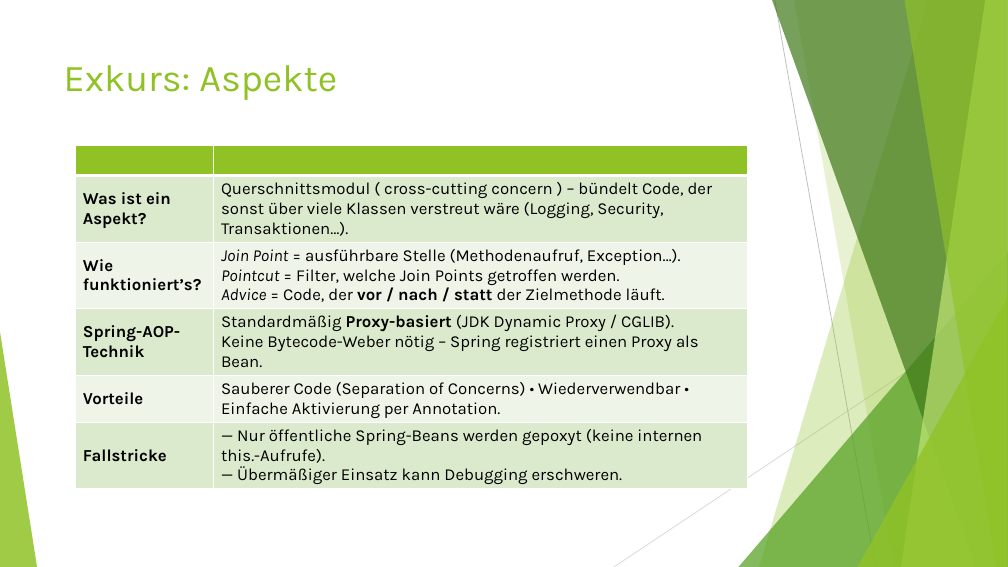
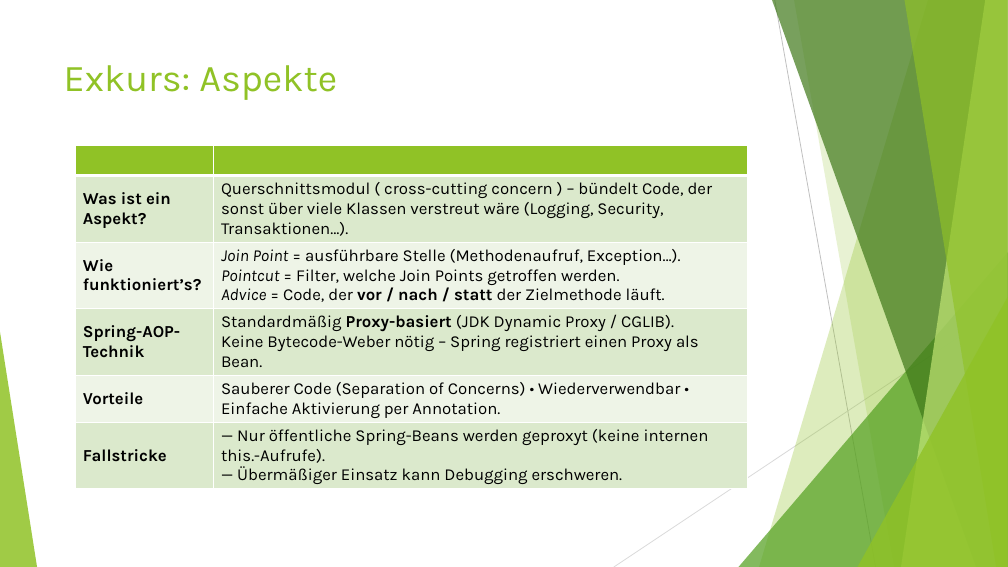
Before and after one commit to MichaelZett/20250708_Spring_Security, a slide deck: slide 81 of Spring_Security.pptx. Drawn at 1008x567 pixels with LibreOffice and Linux fonts; fonts in the diff are those of the drawing. Boxes give left, top, right and bottom in pixels: in the first picture for what was removed or moved away, otherwise in the second. Text is boxed around its words. In the diff, an @@ line names an element or a change of style, - is before the commit and + after.

Commit message:
slides

```diff
--- a/Spring_Security.pptx
+++ b/Spring_Security.pptx
@@ table at bbox=[76, 145, 748, 496] @@
-row 6, column 2: — Nur öffentliche Spring-Beans werden gepoxyt (keine internen this.-Aufrufe). — Übermäßiger Einsatz kann Debugging erschweren.
+row 6, column 2: — Nur öffentliche Spring-Beans werden geproxyt (keine internen this.-Aufrufe). — Übermäßiger Einsatz kann Debugging erschweren.
```
Also in this commit, not shown: 1 slide added.
